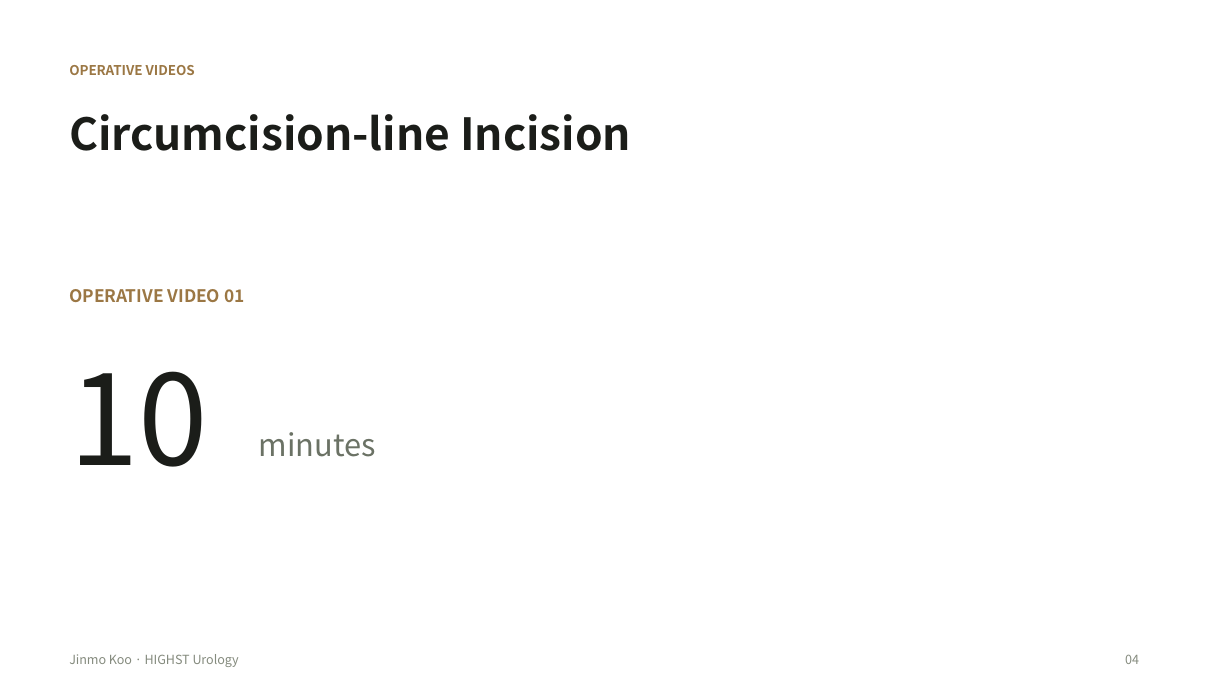
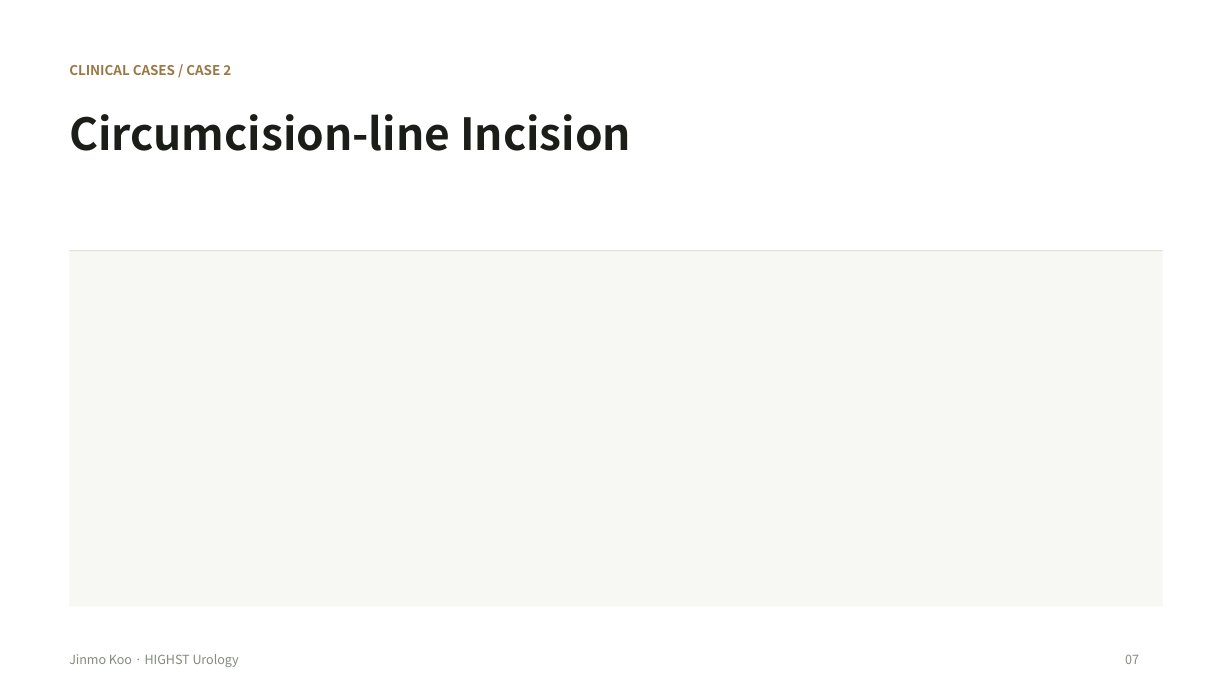
Before and after one commit to notoow/vietnam-urology-webinar, a slide deck: slide 7 of downloads/highst-perioperative-webinar.pptx (slide 4 before the commit). Drawn at 1232x693 pixels with LibreOffice and Linux fonts; fonts in the diff are those of the drawing. Boxes give left, top, right and bottom in pixels: in the first picture for what was removed or moved away, otherwise in the second. Text is boxed around its words. In the diff, an @@ line names an element or a change of style, - is before the commit and + after.

Commit message:
Restructure webinar to supplied PDF outline with five blank case videos

```diff
--- a/downloads/highst-perioperative-webinar.pptx
+++ b/downloads/highst-perioperative-webinar.pptx
@@ text at (69,65,231,75): text changed @@
-OPERATIVE VIDEOS
+CLINICAL CASES / CASE 2
@@ rectangle added at (69,250,1163,606), fill #F7F7F3 @@
@@ rectangle added at (69,250,1163,251), fill #DEDFD6 @@
@@ text removed at (69,289,244,302) @@
-OPERATIVE VIDEO 01
@@ text removed at (69,371,208,467) @@
-10
@@ text removed at (259,432,376,457) @@
-minutes
@@ text at (1125,654,1139,664): text changed @@
-04
+07
```
Also in this commit, not shown: 4 other slides changed, 8 slides added, 2 slides removed, 8 other files.
